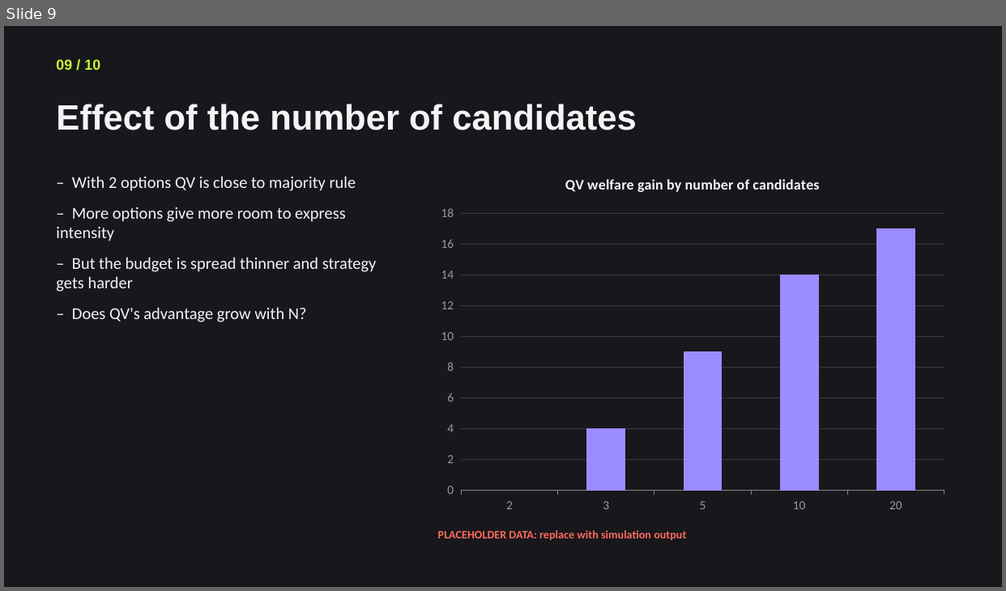
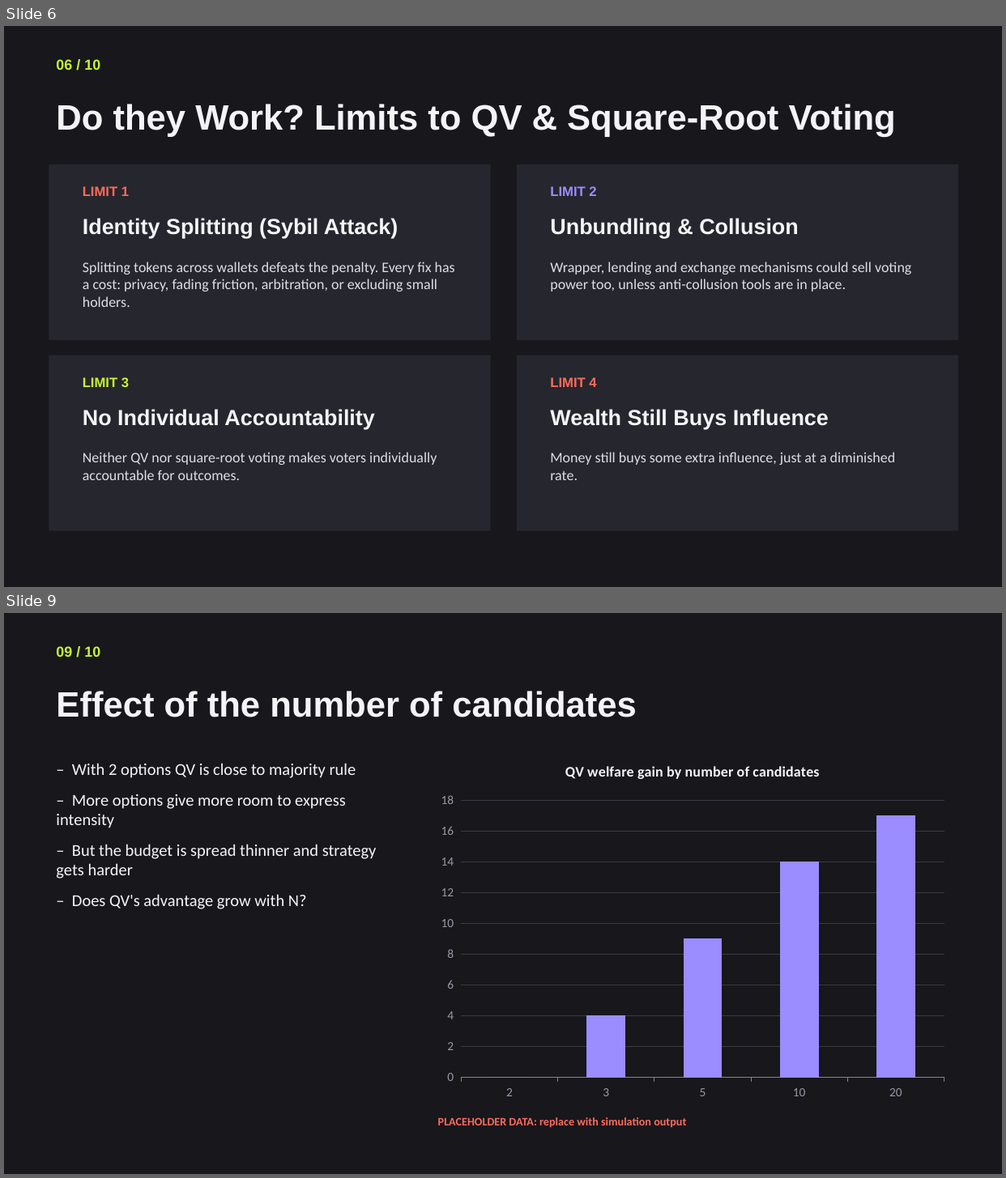
Before and after one commit to Jeanmauratille/quadratic_voting, a slide deck: final_project_outline.pptx. Shown one above the other, each under a label of ours: slide 9 before the commit, slides 6 and 9 after it; the slides between them are not shown. The pictures are 1006x591 and 1006x1178 pixels, drawn with LibreOffice and Linux fonts; fonts in the diff are those of the drawing. Boxes give left, top, right and bottom in pixels: in the first picture for what was removed or moved away, otherwise in the second. Text is boxed around its words. In the diff, an @@ line names an element or a change of style, - is before the commit and + after.

```diff
--- a/final_project_outline.pptx
+++ b/final_project_outline.pptx
@@ slide 6 added at bbox=[4, 26, 1002, 587], background #17171C @@
@@ text added at bbox=[56, 59, 100, 70], 14 pt, text #C6F432, bold @@
+06 / 10
@@ text added at bbox=[56, 104, 896, 137], 34 pt, text #F4F4F6, bold @@
+Do they Work? Limits to QV & Square-Root Voting
@@ rectangle added at bbox=[49, 165, 491, 340], fill #26262E @@
@@ rectangle added at bbox=[517, 165, 958, 340], fill #26262E @@
@@ text added at bbox=[83, 186, 129, 196], 13 pt, text #FF6B5B, bold @@
+LIMIT 1
@@ text added at bbox=[550, 186, 596, 196], 13 pt, text #9B8CFF, bold @@
+LIMIT 2
@@ text added at bbox=[83, 218, 398, 238], 21 pt, text #F4F4F6, bold @@
+Identity Splitting (Sybil Attack)
@@ text added at bbox=[550, 218, 799, 238], 21 pt, text #F4F4F6, bold @@
+Unbundling & Collusion
@@ text added at bbox=[83, 262, 455, 307], 14 pt, text #DDDDE4 @@
+Splitting tokens across wallets defeats the penalty. Every fix has a cost: privacy, fading friction, arbitration, or excluding small holders.
@@ text added at bbox=[550, 262, 911, 292], 14 pt, text #DDDDE4 @@
+Wrapper, lending and exchange mechanisms could sell voting power too, unless anti-collusion tools are in place.
@@ rectangle added at bbox=[49, 356, 491, 531], fill #26262E @@
@@ rectangle added at bbox=[517, 356, 958, 531], fill #26262E @@
@@ text added at bbox=[83, 378, 129, 387], 13 pt, text #C6F432, bold @@
+LIMIT 3
@@ text added at bbox=[550, 378, 596, 387], 13 pt, text #FF6B5B, bold @@
+LIMIT 4
@@ text added at bbox=[83, 409, 375, 429], 21 pt, text #F4F4F6, bold @@
+No Individual Accountability
@@ text added at bbox=[550, 409, 829, 429], 21 pt, text #F4F4F6, bold @@
+Wealth Still Buys Influence
@@ text added at bbox=[83, 452, 437, 480], 14 pt, text #DDDDE4 @@
+Neither QV nor square-root voting makes voters individually accountable for outcomes.
@@ text added at bbox=[550, 452, 896, 480], 14 pt, text #DDDDE4 @@
+Money still buys some extra influence, just at a diminished rate.
```
Also in this commit, not shown: 5 slides changed, 3 other slides added, 4 slides removed, 3 other files.
